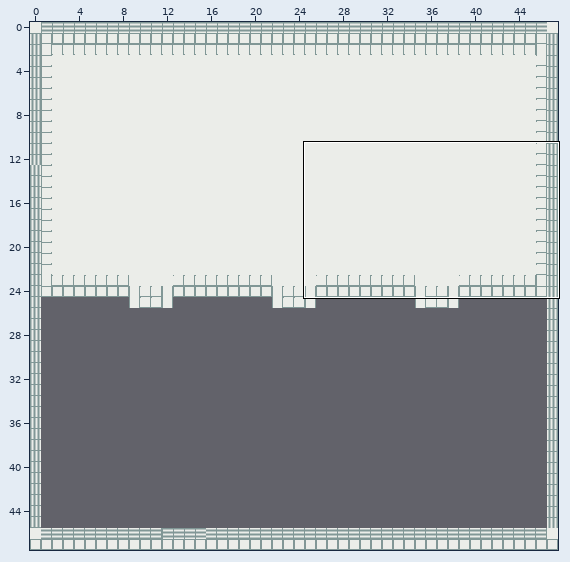
Two versions of a level (Tiled map, ProjectLoot/Content/Screens/Arena/ArenaMap.tmx). Above, an overview of the earlier version with the close-up marked.
Close-up. The starting point:
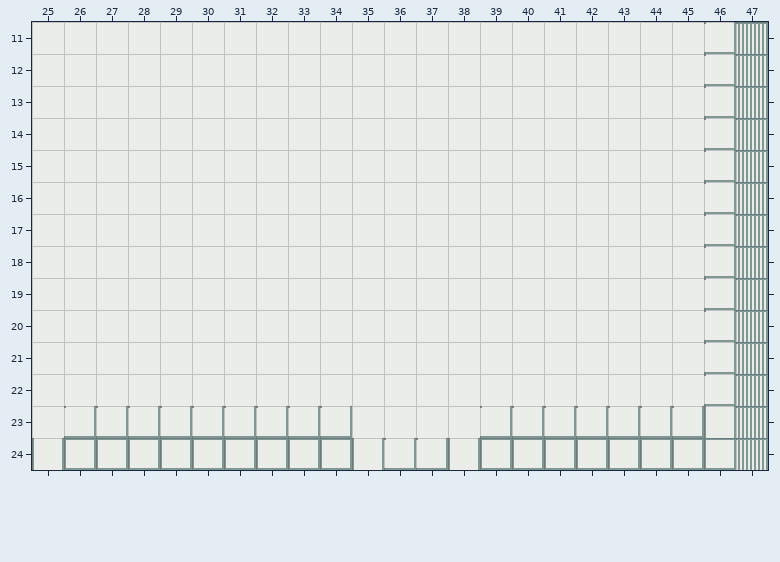
Cells are 16x16 px. Shown: x 25..47, y 11..24. The commit also changed other parts of the map, which this record leaves out.
Once edited:
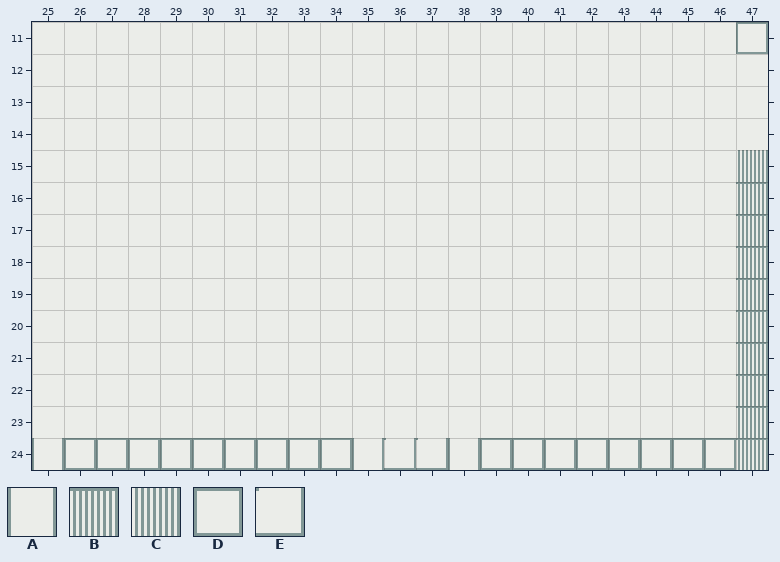
Key: from "WhiteVoid": A 3 "SolidCollision", B 8 turned 90 "SolidCollision", C 9 turned 90 "SolidCollision", D 64 "SolidCollision", E 132 "SolidCollision".
_ is an empty cell.
See-through tiles are keyed as they look on the map.
The exact change:
Layer "GameplayLayer":
y 11: x 46..47 EB -> _D
y 12..14: x 46..47 EB -> __
y 15: x 46..47 EB -> _C
y 16..22: x 46 E -> _
y 23: x 26..34 EEEEEEEEE -> _________; x 39..46 EEEEEEEA -> ________
Where, in picture pixels (left, top, right, bottom), the same in both close-ups:
changed: (480, 22, 768, 438)
removed: (64, 406, 352, 438)
